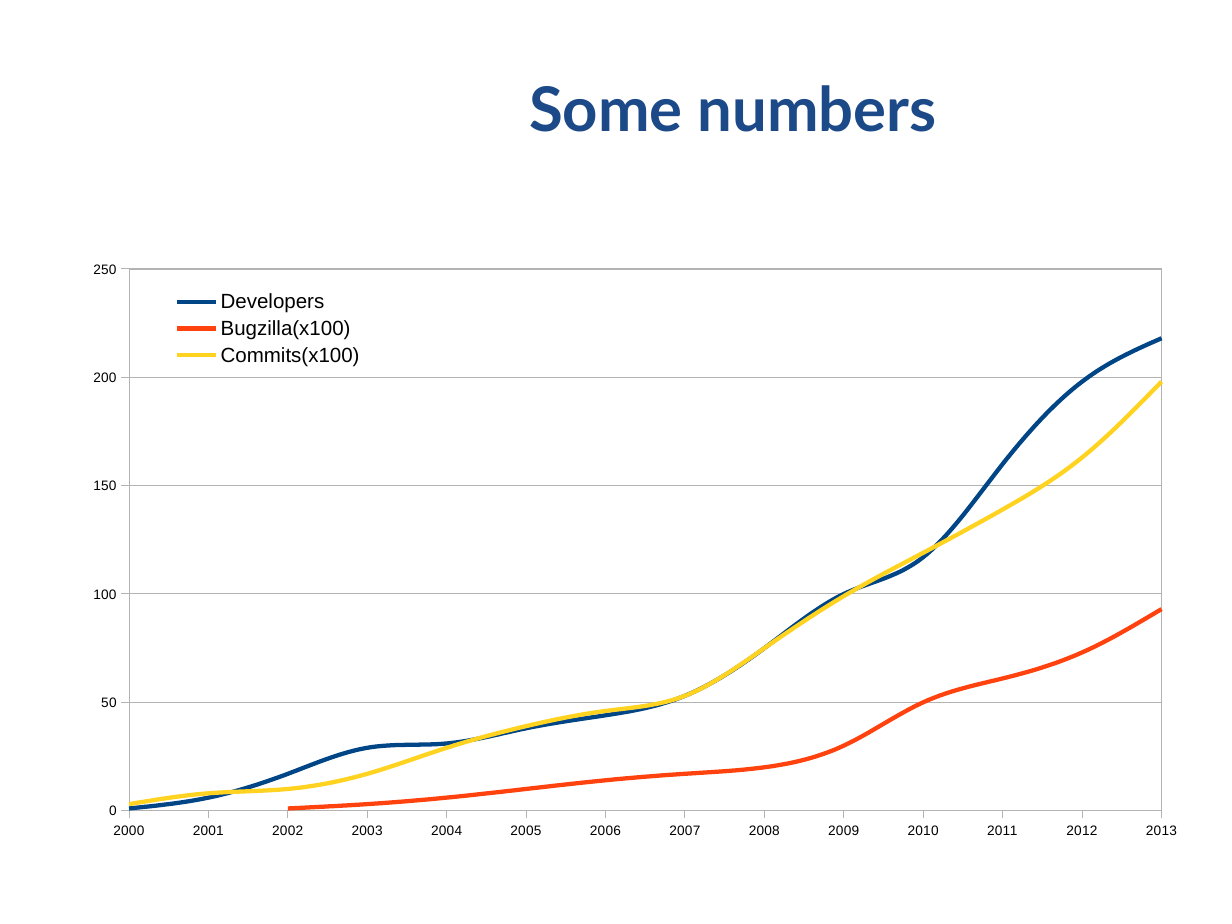
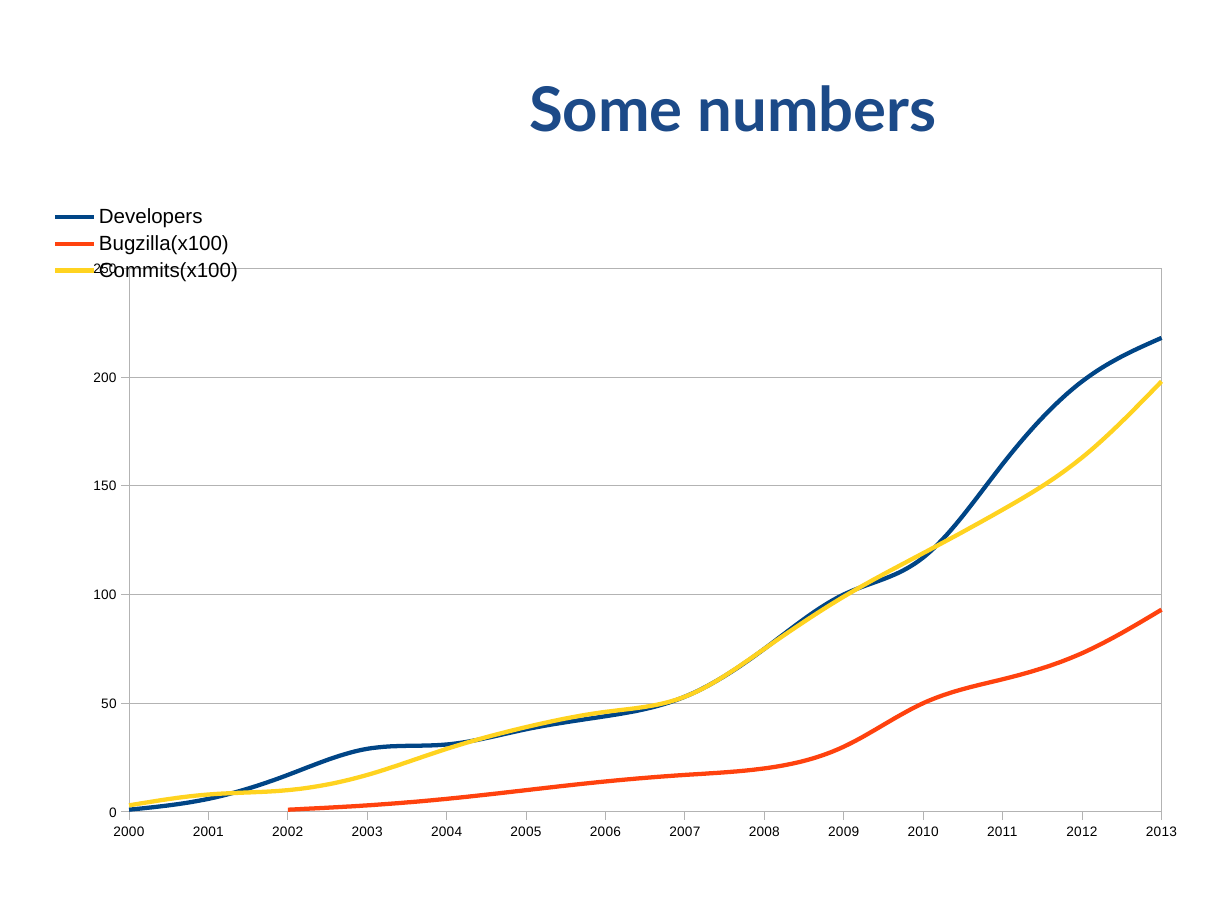
Before and after one commit to ranginui/presentation, a slide deck: slide 22 of kohacon15/history/history.odp. Drawn at 1232x924 pixels with LibreOffice and Linux fonts; fonts in the diff are those of the drawing; background and template pictures are left out. Boxes give left, top, right and bottom in pixels: in the first picture for what was removed or moved away, otherwise in the second. Text is boxed around its words. In the diff, an @@ line names an element or a change of style, - is before the commit and + after.

```diff
--- a/kohacon15/history/history.odp
+++ b/kohacon15/history/history.odp
@@ line chart at box(48, 201, 1196, 872) @@
@@ plot area changed @@
```
Also in this commit, not shown: 3 other slides changed, 1 other file.
